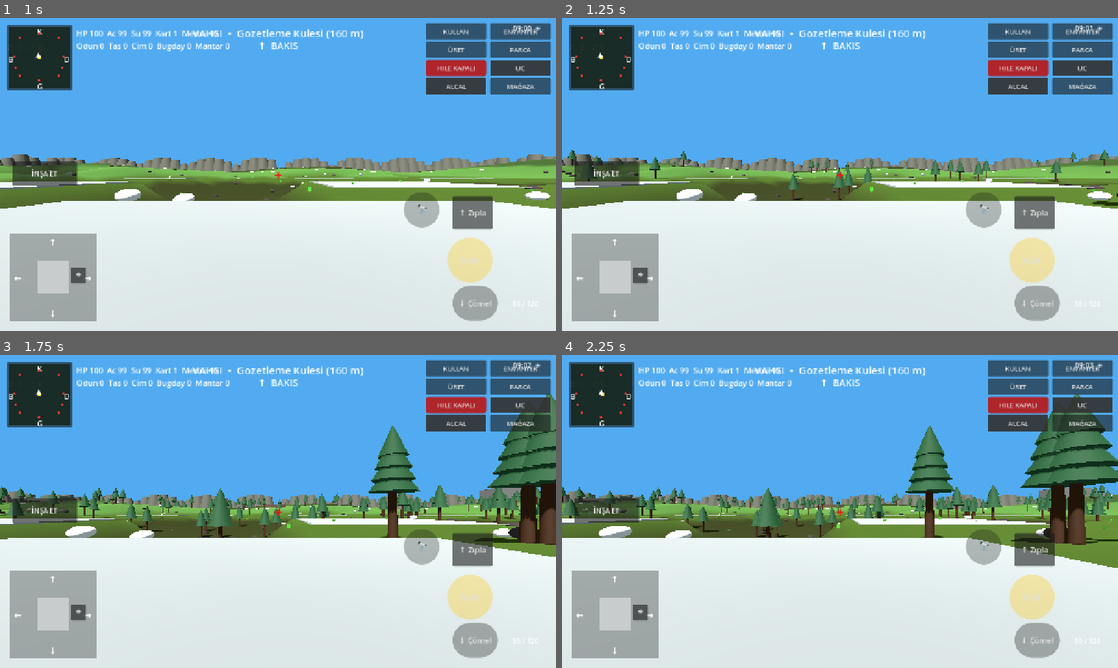
Above: before the commit, frames 1-4 (two rows, left to right).
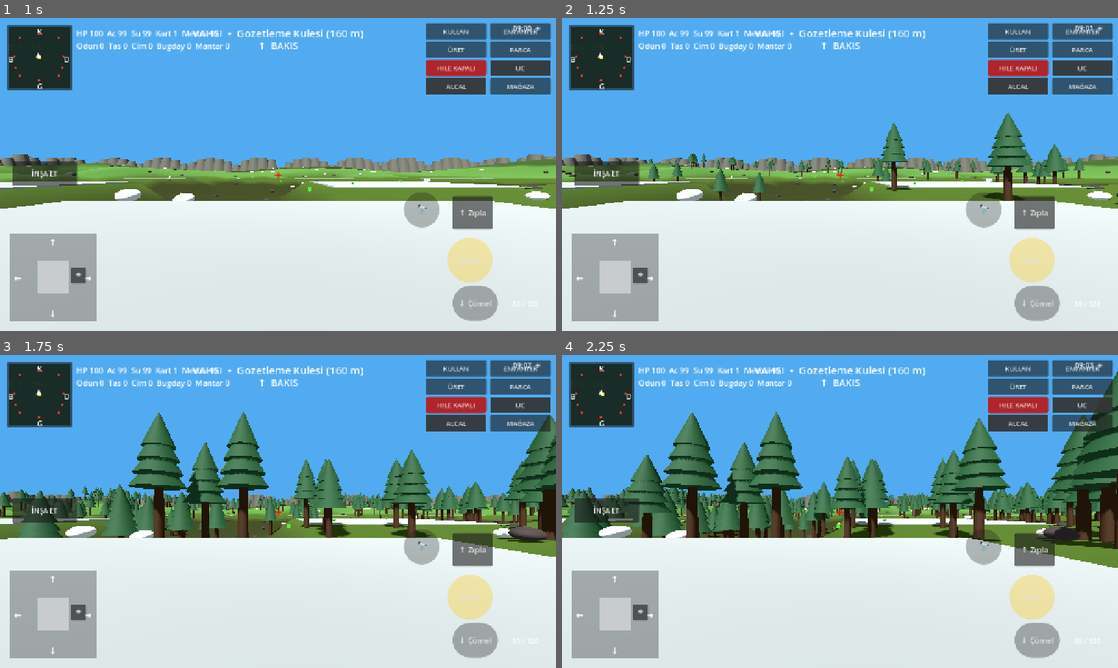
Above: after the commit, the same moments.

Repository: cantrsx-blip/GrayCardWars
Game: Godot game, scene res://scenes/Intro.tscn
The game is run twice, just before and just after one commit, with the same random seed, the same clock (stepped at 60 frames per second) and the same inputs.
Inputs (mouse positions are in pixels of both pictures, inside the frame that each line leads up to):
- Up to frame 1 (1 s): click "GÖREVE BAŞLA" at 0.5 s
- Up to frame 2 (1.25 s): no input
- Up to frame 3 (1.75 s): tap Enter at 1.25 s; move the mouse to (400, 495) at 1.27 s; hold D (move_right) from 1.28 s (still down); hold B (build_boat) from 1.28 s (still down); click (400, 495) at 1.42 s
- Up to frame 4 (2.25 s): release D (move_right) at 2 s; release B (build_boat) at 2 s; drag from (728, 527) to (812, 574) at 2.02 s

Frame 1 is identical in both runs. In frame 2, 3.8% of the frame differs, in the area x 1-100%, y 30-60%; in frame 3, 15%; in frame 4, 20%, in the area x 0-100%, y 5-62%.

Commit message:
feat: ağaç yoğunluğunu üç katına çıkar ve yerleşim çevrelerine dağıt

Diff:
--- a/scripts/main.gd
+++ b/scripts/main.gd
@@ -1181,8 +1181,24 @@
 			if body: body.position.y=1.45+sin(Time.get_ticks_msec()*0.012)*0.05
 
 func _build_trees_staged() -> void:
-	for i in (120 if OS.has_feature("mobile") else 495):
-		var p = _rand_map_point(MAP_HALF - 12)
+	var tree_target=360 if OS.has_feature("mobile") else 1485
+	var settlement_centers_local=[
+		Vector3(-105,0,-165),Vector3(-55,0,-165),Vector3(55,0,-165),Vector3(105,0,-165),
+		Vector3(-105,0,-100),Vector3(-50,0,-100),Vector3(20,0,-105),Vector3(75,0,-100),
+		Vector3(-100,0,-35),Vector3(-45,0,-35),Vector3(20,0,-40),Vector3(80,0,-35),
+		Vector3(-100,0,35),Vector3(-45,0,35),Vector3(20,0,35),Vector3(80,0,35),
+		Vector3(-95,0,95),Vector3(-35,0,100),Vector3(35,0,95),Vector3(95,0,95),Vector3(0,0,0)
+	]
+	for i in tree_target:
+		var p:Vector3
+		# Most trees form sight-breaking belts around settlements, never on the concrete itself.
+		if i < int(tree_target*0.72):
+			var sc=settlement_centers_local[i%settlement_centers_local.size()]
+			var angle=randf()*TAU
+			var radius=randf_range(17.0,38.0)
+			p=Vector3(sc.x+cos(angle)*radius,0,sc.z+sin(angle)*radius)
+		else:
+			p=_rand_map_point(MAP_HALF-12)
 		if _resource_spawn_safe(p.x,p.z):
 			var tree_body=StaticBody3D.new(); tree_body.position=Vector3(p.x,height_at(p.x,p.z),p.z); tree_body.rotation_degrees.y=randf_range(0,360); add_child(tree_body)
 			_make_kara_tree(tree_body)
